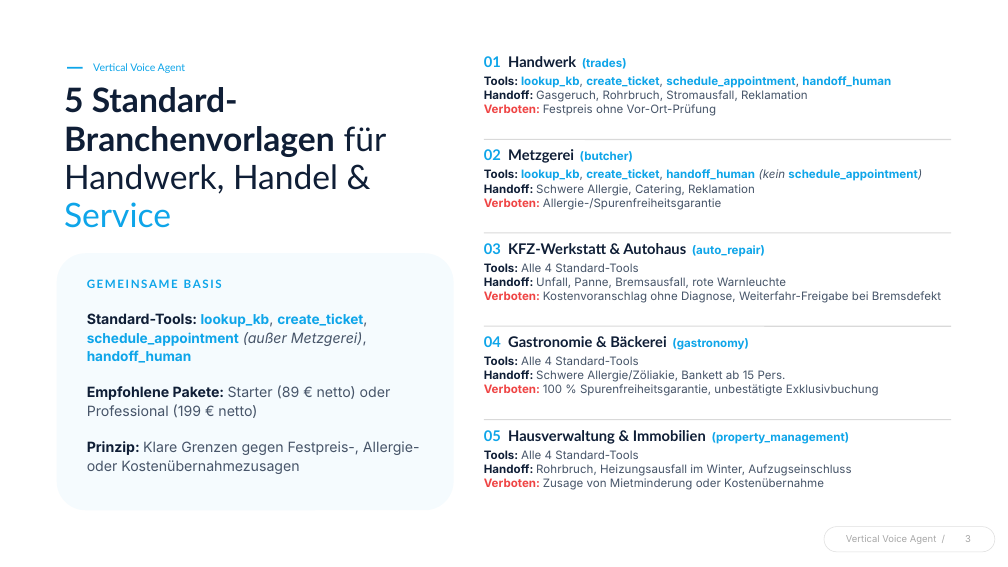
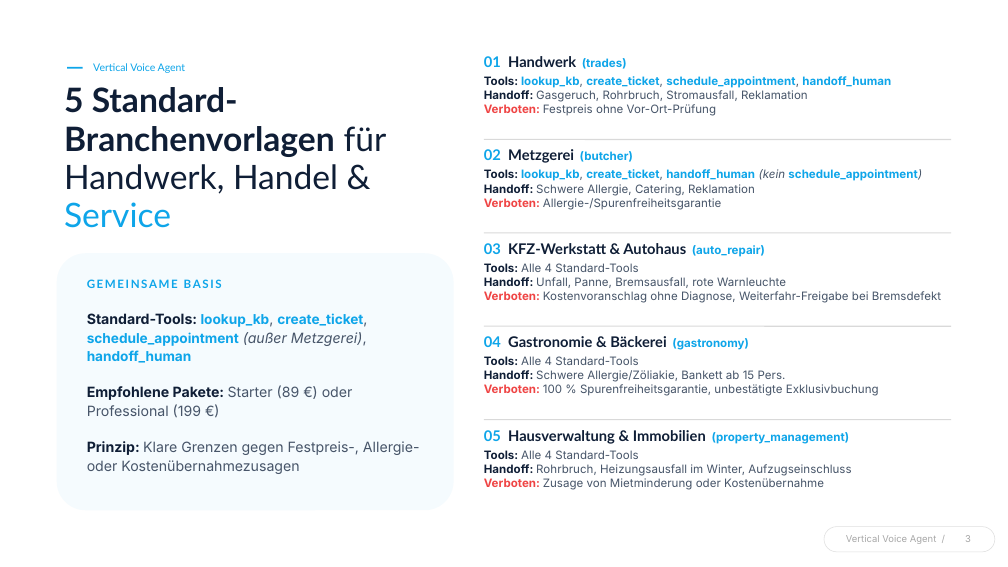
Before and after one commit to realsyncdynamics-spec/vertical-voice-agent, a slide deck: slide 3 of vertical-voice-agent-pitch-deck.pptx. Drawn at 1008x567 pixels with LibreOffice and Linux fonts; fonts in the diff are those of the drawing. Boxes give left, top, right and bottom in pixels: in the first picture for what was removed or moved away, otherwise in the second. Text is boxed around its words. In the diff, an @@ line names an element or a change of style, - is before the commit and + after.

```diff
--- a/vertical-voice-agent-pitch-deck.pptx
+++ b/vertical-voice-agent-pitch-deck.pptx
@@ text at bbox=[87, 385, 353, 418]: text changed @@
-Empfohlene Pakete: Starter (89 € netto) oder Professional (199 € netto)
+Empfohlene Pakete: Starter (89 €) oder Professional (199 €)
```
Also in this commit, not shown: 2 other slides changed.
